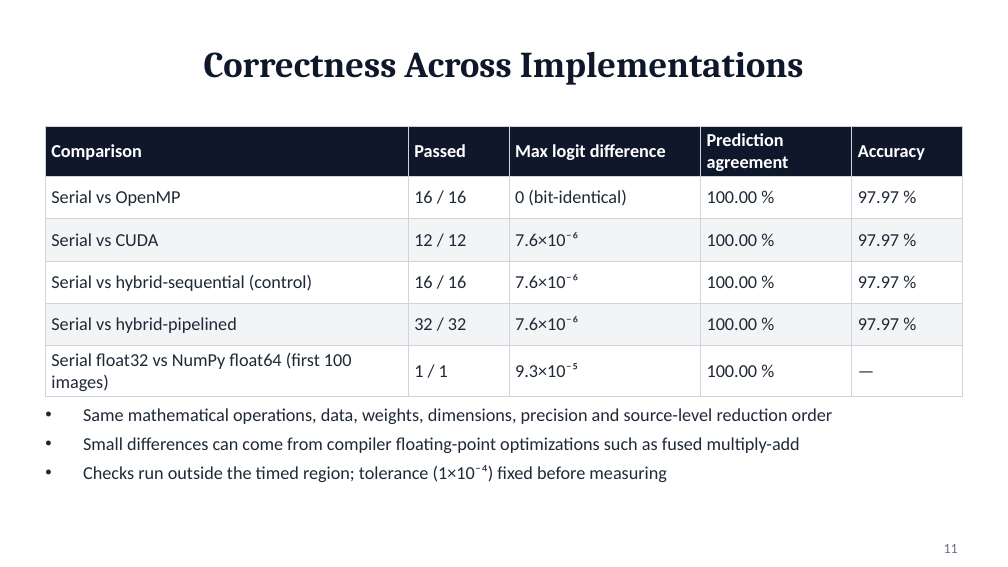
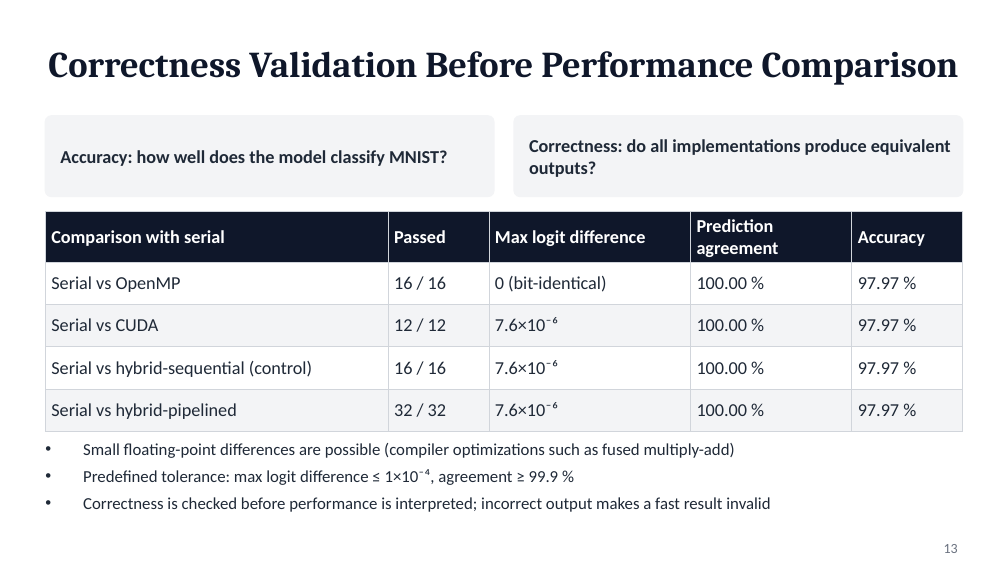
Before and after one commit to SUNNIHITHreddy-INDURU/cs259-hybrid-cpu-gpu-deep-learning, a slide deck: slide 13 of presentation/CS259_Hybrid_CPU_GPU_Induru.pptx (slide 11 before the commit). Drawn at 1008x567 pixels with LibreOffice and Linux fonts; fonts in the diff are those of the drawing. Boxes give left, top, right and bottom in pixels: in the first picture for what was removed or moved away, otherwise in the second. Text is boxed around its words. In the diff, an @@ line names an element or a change of style, - is before the commit and + after.

```diff
--- a/presentation/CS259_Hybrid_CPU_GPU_Induru.pptx
+++ b/presentation/CS259_Hybrid_CPU_GPU_Induru.pptx
@@ title at [48,51,959,85]: text changed @@
-Correctness Across Implementations
+Correctness Validation Before Performance Comparison
@@ rounded rectangle added at [45,116,494,197], fill #F3F4F6, outline #F3F4F6 1 pt @@
@@ rounded rectangle added at [514,116,963,197], fill #F3F4F6, outline #F3F4F6 1 pt @@
@@ text added at [529,139,951,177], 13 pt, text #1F2937, bold @@
+Correctness: do all implementations produce equivalent outputs?
@@ text added at [60,150,448,166], 13 pt, text #1F2937, bold @@
+Accuracy: how well does the model classify MNIST?
@@ table at [45,212,963,423] @@
-row 1, column 1: Comparison
+row 1, column 1: Comparison with serial
-row 6: Serial float32 vs NumPy float64 (first 100 images) | 1 / 1 | 9.3×10⁻⁵ | 100.00 % | —
@@ table: place and size @@
-table at [45,126,963,395]
+table at [45,212,963,423]
@@ text at [83,443,770,512]: text changed; size 13 to 12 pt @@
-• Same mathematical operations, data, weights, dimensions, precision and source-level reduction order
-• Small differences can come from compiler floating-point optimizations such as fused multiply-add
-• Checks run outside the timed region; tolerance (1×10⁻⁴) fixed before measuring
+• Small floating-point differences are possible (compiler optimizations such as fused multiply-add)
+• Predefined tolerance: max logit difference ≤ 1×10⁻⁴, agreement ≥ 99.9 %
+• Correctness is checked before performance is interpreted; incorrect output makes a fast result invalid
@@ page number at [944,544,958,553]: text changed @@
-11
+13
```
Also in this commit, not shown: 11 other slides changed, 5 slides added, 15 slides removed, 7 other files.
